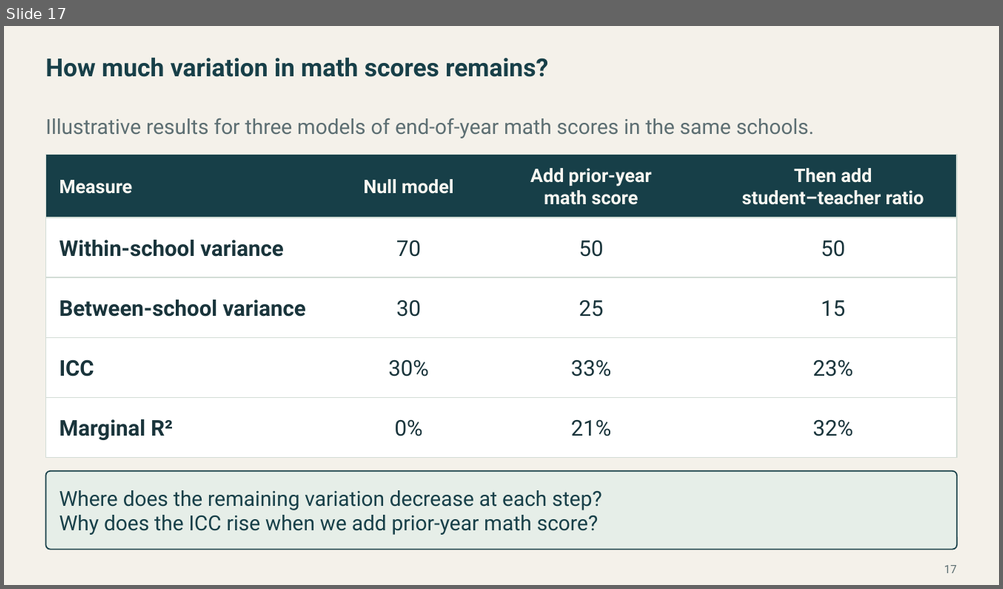
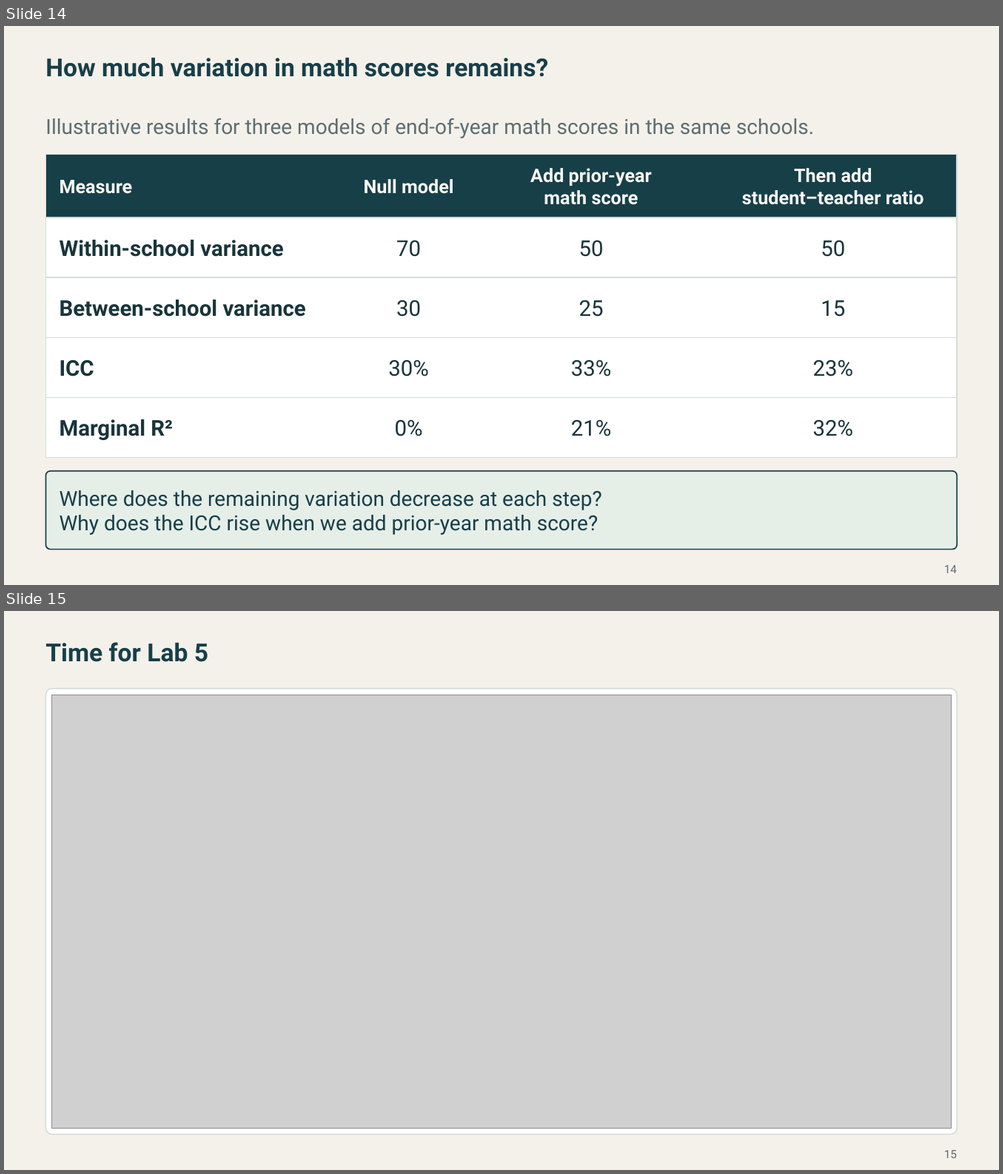
Before and after one commit to Postmus/BeyondMLR, a slide deck: lectures_2627/week3/Beyond_MLR_Week_3.pptx. Shown one above the other, each under a label of ours: slide 17 before the commit, slides 14 and 15 after it. The pictures are 1003x589 and 1003x1174 pixels, drawn with LibreOffice and Linux fonts; fonts in the diff are those of the drawing; grey boxes stand for pictures. Boxes give left, top, right and bottom in pixels: in the first picture for what was removed or moved away, otherwise in the second. Text is boxed around its words. In the diff, an @@ line names an element or a change of style, - is before the commit and + after.

```diff
--- a/lectures_2627/week3/Beyond_MLR_Week_3.pptx
+++ b/lectures_2627/week3/Beyond_MLR_Week_3.pptx
@@ slide 15 added at (4,611,999,1170), background #F4F1EA @@
@@ text added at (45,642,208,662), 24 pt, text #173F48, bold @@
+Time for Lab 5
@@ rounded rectangle added at (45,689,957,1135), fill #FFFFFF, outline #D3DDD6 1.1 pt @@
@@ picture added at (52,695,950,1128) @@
@@ page number added at (944,1150,956,1159), 11 pt, text #5C6E72 @@
+15
@@ what was slide 17 is now slide 14 @@
@@ page number at (944,565,956,574): text changed @@
-17
+14
```
Also in this commit, not shown: 1 slide changed, 19 other slides added, 4 slides removed, 36 other files.
